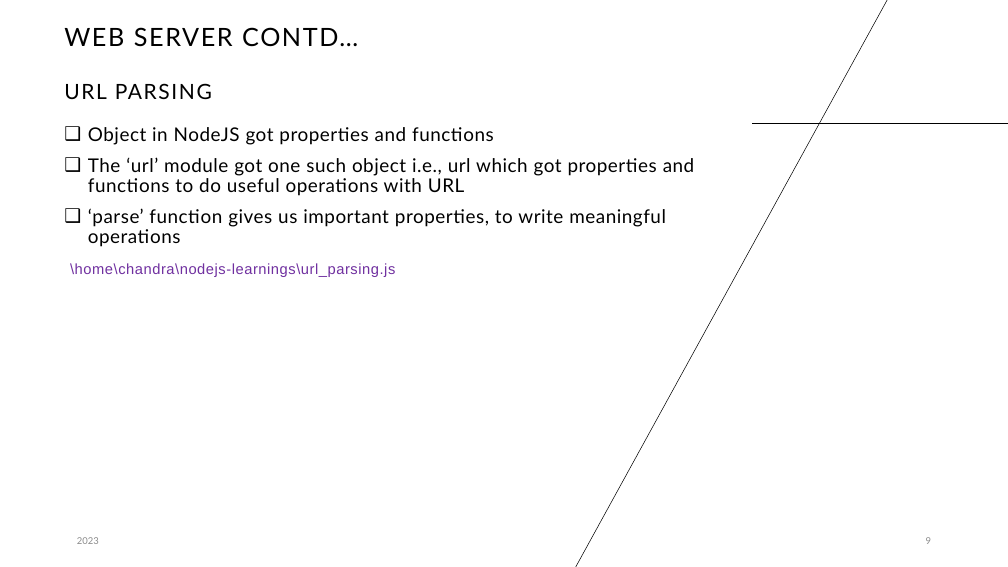
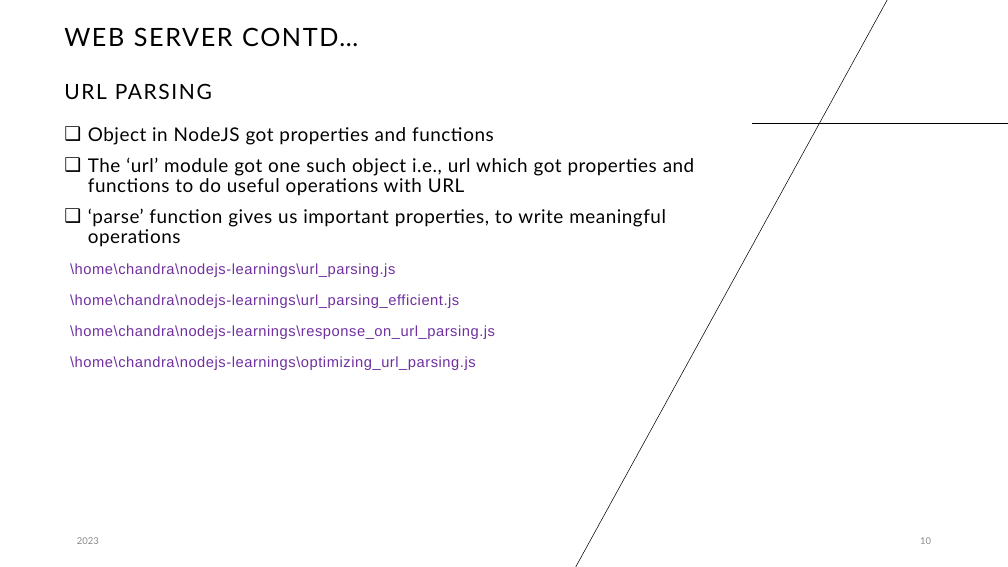
Before and after one commit to cbagade/devops_tutorials, a slide deck: slide 10 of nodejs-learnings/nodejs_learnings.pptx (slide 9 before the commit). Drawn at 1008x567 pixels with LibreOffice and Linux fonts; fonts in the diff are those of the drawing. Boxes give left, top, right and bottom in pixels: in the first picture for what was removed or moved away, otherwise in the second. Text is boxed around its words. In the diff, an @@ line names an element or a change of style, - is before the commit and + after.

```diff
--- a/nodejs-learnings/nodejs_learnings.pptx
+++ b/nodejs-learnings/nodejs_learnings.pptx
@@ text at <box>70,294,495,370</box>: paragraphs added @@
+\home\chandra\nodejs-learnings\url_parsing_efficient.js
+\home\chandra\nodejs-learnings\response_on_url_parsing.js
+\home\chandra\nodejs-learnings\optimizing_url_parsing.js
@@ page number at <box>920,537,931,544</box>: text changed @@
-9
+10
```
Also in this commit, not shown: 2 other slides changed, 1 slide added, 7 other files.
